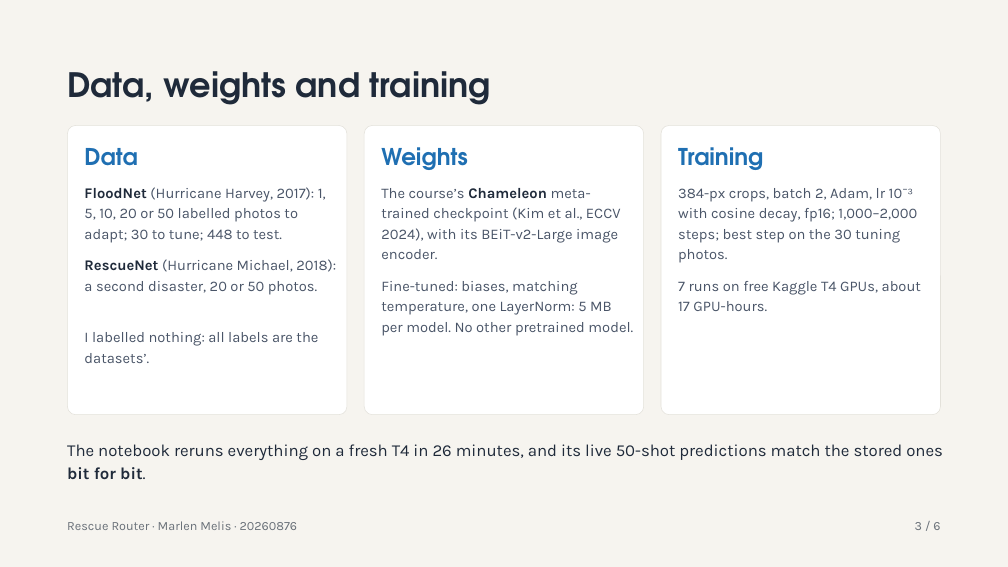
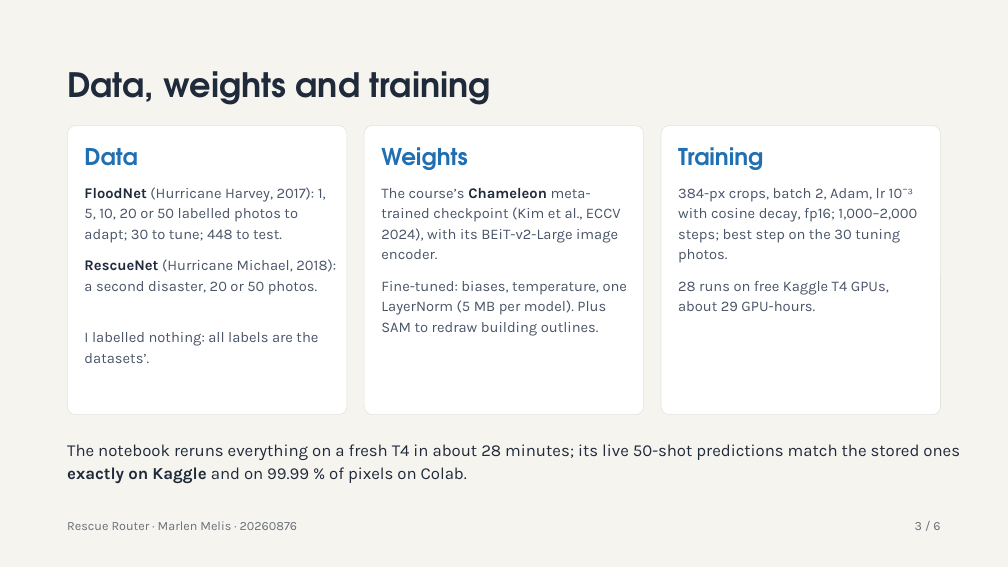
Before and after one commit to MarlenMM/rescue-router, a slide deck: slide 4 of slides/20260876_MarlenMelis_slides.pptx. Drawn at 1008x567 pixels with LibreOffice and Linux fonts; fonts in the diff are those of the drawing. Boxes give left, top, right and bottom in pixels: in the first picture for what was removed or moved away, otherwise in the second. Text is boxed around its words. In the diff, an @@ line names an element or a change of style, - is before the commit and + after.

Commit message:
Batch 13.6: executed notebook (Kaggle T4, 27.9 min, 0 errors, live = cache exactly incl. SAM chain), write-up System paragraph, updated slides PPTX

```diff
--- a/slides/20260876_MarlenMelis_slides.pptx
+++ b/slides/20260876_MarlenMelis_slides.pptx
@@ text at box(381, 281, 627, 336): text changed @@
-Fine-tuned: biases, matching temperature, one LayerNorm: 5 MB per model. No other pretrained model.
+Fine-tuned: biases, temperature, one LayerNorm (5 MB per model). Plus SAM to redraw building outlines.
@@ text at box(678, 281, 889, 311): text changed @@
-7 runs on free Kaggle T4 GPUs, about 17 GPU-hours.
+28 runs on free Kaggle T4 GPUs, about 29 GPU-hours.
@@ text at box(67, 444, 960, 483): text changed @@
-The notebook reruns everything on a fresh T4 in 26 minutes, and its live 50-shot predictions match the stored ones bit for bit.
+The notebook reruns everything on a fresh T4 in about 28 minutes; its live 50-shot predictions match the stored ones exactly on Kaggle and on 99.99 % of pixels on Colab.
```
Also in this commit, not shown: 4 other slides changed, 4 other files.
